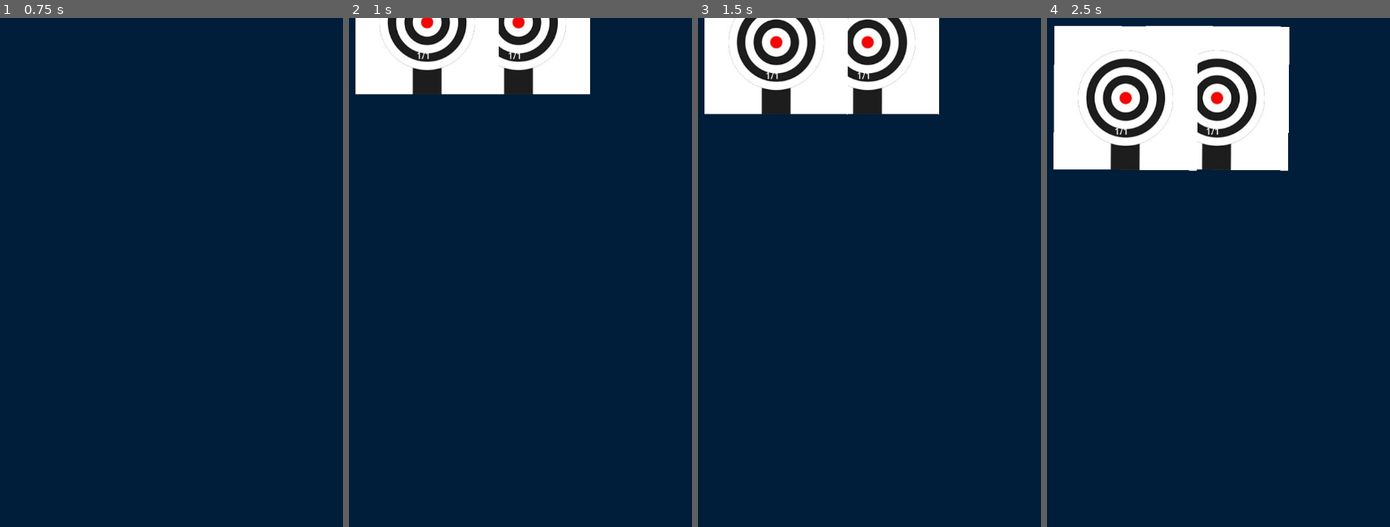
Above: before the commit, frames 1-4 (left to right).
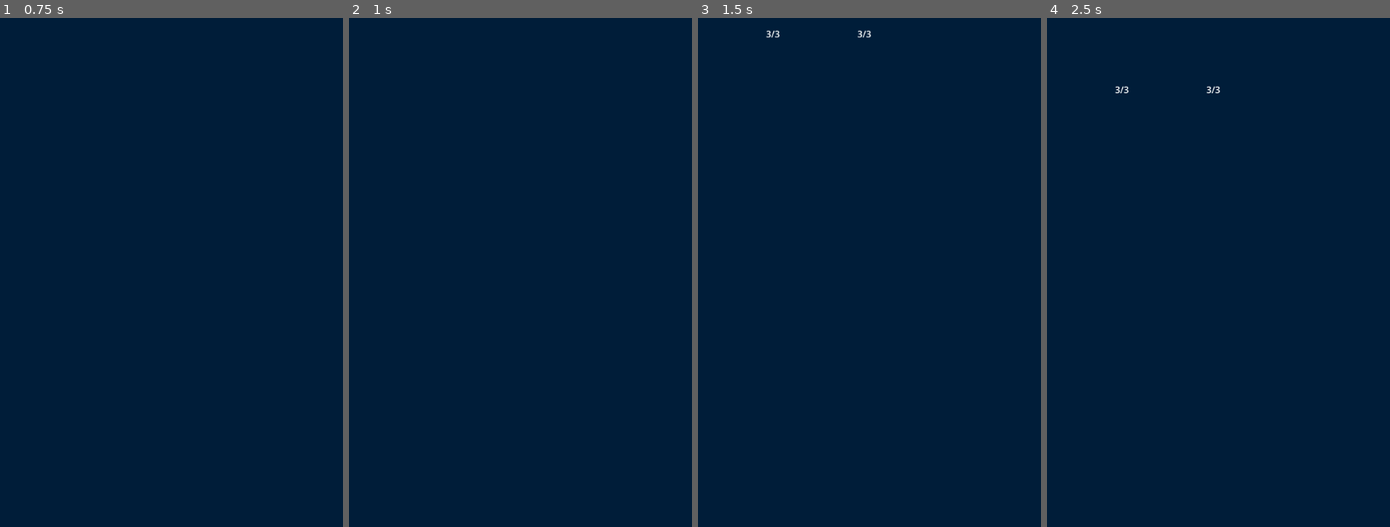
Above: after the commit, the same moments.

Repository: xxxxx-community/Sample-Shooter-Game
Game: Godot game, scene res://scenes/world/world.tscn
The game is run twice, just before and just after one commit, with the same random seed, the same clock (stepped at 60 frames per second) and the same inputs.
Inputs (mouse positions are in pixels of both pictures, inside the frame that each line leads up to):
- Up to frame 1 (0.75 s): tap Enter at 0.5 s; move the mouse to (250, 308) at 0.52 s; click (250, 308) at 0.6 s
- Up to frame 2 (1 s): no input
- Up to frame 3 (1.5 s): move the mouse to (794, 374) at 1.27 s; tap 1 (weapon_1) at 1.35 s
- Up to frame 4 (2.5 s): move the mouse to (1252, 201) at 2.02 s; click (1252, 201) at 2.1 s

Frame 1 is identical in both runs. In frame 2, 10% of the frame differs, in the area x 1-71%, y 0-16%; in frame 3, 13%; in frame 4, 19%, in the area x 1-71%, y 1-31%.

Commit message:
feat: obstacle animations

Diff:
--- a/scenes/obstacles/obstacle/obstacle.gd
+++ b/scenes/obstacles/obstacle/obstacle.gd
@@ -31,6 +31,9 @@
 func _ready():
 	health = clamp(health, 0, max_health)
 	move_direction = move_direction.normalized() if not move_direction.is_normalized() else move_direction
+	GlobalVars.paused.connect(func (): animation_player.pause())
+	GlobalVars.resume.connect(func (): animation_player.play())
+	GlobalVars.game_over.connect(func (): animation_player.stop())
 	animation_player.play("idle")
 
 
@@ -56,8 +59,17 @@
 
 
 func _on_health_changed(_old_health: int, new_health: int) -> void:
-	health_label.text = "%s/%s" % [new_health, max_health]
+	if health_label:
+		health_label.text = "%s/%s" % [new_health, max_health]
 
 
 func _on_destroyed() -> void:
-	pass
+	animation_player.play("destroy")
+
+
+func _on_animation_player_animation_finished(anim_name: StringName) -> void:
+	match anim_name:
+		"hit":
+			animation_player.play("idle")
+		"destroy":
+			queue_free()
--- a/scenes/obstacles/test_obstacle/test_obstacle.tscn
+++ b/scenes/obstacles/test_obstacle/test_obstacle.tscn
@@ -1,35 +1,6 @@
-[gd_scene load_steps=9 format=3 uid="uid://c81gxlpj30ih3"]
+[gd_scene load_steps=8 format=3 uid="uid://c81gxlpj30ih3"]
 
 [ext_resource type="PackedScene" uid="uid://dp8mar3vmraqj" path="res://scenes/obstacles/obstacle/obstacle.tscn" id="1_5lant"]
-[ext_resource type="Texture2D" uid="uid://c3xp7wddef82l" path="res://assets/photo_2025-04-27_22-37-06.jpg" id="2_jgnes"]
-
-[sub_resource type="SpriteFrames" id="SpriteFrames_5lant"]
-animations = [{
-"frames": [{
-"duration": 1.0,
-"texture": ExtResource("2_jgnes")
-}],
-"loop": true,
-"name": &"default",
-"speed": 5.0
-}]
-
-[sub_resource type="Animation" id="Animation_jgnes"]
-resource_name = "idle"
-length = 0.6
-loop_mode = 1
-tracks/0/type = "value"
-tracks/0/imported = false
-tracks/0/enabled = true
-tracks/0/path = NodePath("AnimatedSprite2D:rotation")
-tracks/0/interp = 1
-tracks/0/loop_wrap = true
-tracks/0/keys = {
-"times": PackedFloat32Array(0, 0.266667, 0.566667),
-"transitions": PackedFloat32Array(1, 1, 1),
-"update": 0,
-"values": [-0.00872665, 0.00872665, 0.0]
-}
 
 [sub_resource type="Animation" id="Animation_f1rtm"]
 length = 0.001
@@ -55,12 +26,52 @@
 "times": PackedFloat32Array(0),
 "transitions": PackedFloat32Array(1),
 "update": 0,
-"values": [Vector2(1, 1)]
+"values": [Vector2(0.36, 0.36)]
+}
+tracks/2/type = "value"
+tracks/2/imported = false
+tracks/2/enabled = true
+tracks/2/path = NodePath("AnimatedSprite2D:modulate")
+tracks/2/interp = 1
+tracks/2/loop_wrap = true
+tracks/2/keys = {
+"times": PackedFloat32Array(0),
+"transitions": PackedFloat32Array(1),
+"update": 0,
+"values": [Color(1, 1, 1, 1)]
+}
+
+[sub_resource type="Animation" id="Animation_5lant"]
+resource_name = "destroy"
+length = 0.3
+tracks/0/type = "value"
+tracks/0/imported = false
+tracks/0/enabled = true
+tracks/0/path = NodePath("AnimatedSprite2D:scale")
+tracks/0/interp = 1
+tracks/0/loop_wrap = true
+tracks/0/keys = {
+"times": PackedFloat32Array(0, 0.3),
+"transitions": PackedFloat32Array(1, 5.27803),
+"update": 0,
+"values": [Vector2(0.36, 0.36), Vector2(0.36, 0.1)]
+}
+tracks/1/type = "value"
+tracks/1/imported = false
+tracks/1/enabled = true
+tracks/1/path = NodePath("AnimatedSprite2D:modulate")
+tracks/1/interp = 1
+tracks/1/loop_wrap = true
+tracks/1/keys = {
+"times": PackedFloat32Array(0, 0.3),
+"transitions": PackedFloat32Array(1, 1),
+"update": 0,
+"values": [Color(1, 1, 1, 1), Color(0.162066, 0.162066, 0.162066, 1)]
 }
 
 [sub_resource type="Animation" id="Animation_63pje"]
 resource_name = "hit"
-length = 0.6
+length = 0.2
 tracks/0/type = "value"
 tracks/0/imported = false
 tracks/0/enabled = true
@@ -68,27 +79,33 @@
 tracks/0/interp = 1
 tracks/0/loop_wrap = true
 tracks/0/keys = {
-"times": PackedFloat32Array(0, 0.166667, 0.366667, 0.6),
+"times": PackedFloat32Array(0, 0.0666667, 0.1, 0.166667),
 "transitions": PackedFloat32Array(1, 1, 1, 1),
 "update": 0,
 "values": [0.0, 0.0698132, -0.0698132, 0.0]
 }
-tracks/1/type = "value"
-tracks/1/imported = false
-tracks/1/enabled = true
-tracks/1/path = NodePath("AnimatedSprite2D:scale")
-tracks/1/interp = 1
-tracks/1/loop_wrap = true
-tracks/1/keys = {
-"times": PackedFloat32Array(0, 0.133333, 0.3, 0.466667),
-"transitions": PackedFloat32Array(1, 0.812255, 1, 0.812255),
+
+[sub_resource type="Animation" id="Animation_jgnes"]
+resource_name = "idle"
+length = 0.6
+loop_mode = 1
+tracks/0/type = "value"
+tracks/0/imported = false
+tracks/0/enabled = true
+tracks/0/path = NodePath("AnimatedSprite2D:rotation")
+tracks/0/interp = 1
+tracks/0/loop_wrap = true
+tracks/0/keys = {
+"times": PackedFloat32Array(0, 0.266667, 0.566667),
+"transitions": PackedFloat32Array(1, 1, 1),
 "update": 0,
-"values": [Vector2(1, 1), Vector2(1, 0.9), Vector2(1, 1), Vector2(1, 0.9)]
+"values": [-0.00872665, 0.00872665, 0.0]
 }
 
 [sub_resource type="AnimationLibrary" id="AnimationLibrary_63pje"]
 _data = {
 &"RESET": SubResource("Animation_f1rtm"),
+&"destroy": SubResource("Animation_5lant"),
 &"hit": SubResource("Animation_63pje"),
 &"idle": SubResource("Animation_jgnes")
 }
@@ -97,11 +114,13 @@
 radius = 49.7663
 
 [node name="TestObstacle" instance=ExtResource("1_5lant")]
+max_health = 3
+health = 3
 speed = 100.0
 
 [node name="AnimatedSprite2D" parent="." index="0"]
 position = Vector2(-1.98254, -4.70667)
-sprite_frames = SubResource("SpriteFrames_5lant")
+scale = Vector2(0.36, 0.36)
 offset = Vector2(1.06307, -112.74)
 
 [node name="AnimationPlayer" parent="." index="1"]
@@ -113,8 +132,12 @@
 position = Vector2(-2, -65)
 scale = Vector2(0.905119, 0.905119)
 shape = SubResource("CircleShape2D_jgnes")
-debug_color = Color(0.835294, 0.964706, 1, 0)
+debug_color = Color(1, 1, 1, 1)
 
 [node name="HealthLabel" parent="." index="3"]
-offset_top = -70.0
-offset_bottom = -47.0
+offset_left = -19.0
+offset_top = -144.0
+offset_right = 21.0
+offset_bottom = -121.0
+
+[connection signal="animation_finished" from="AnimationPlayer" to="." method="_on_animation_player_animation_finished"]
